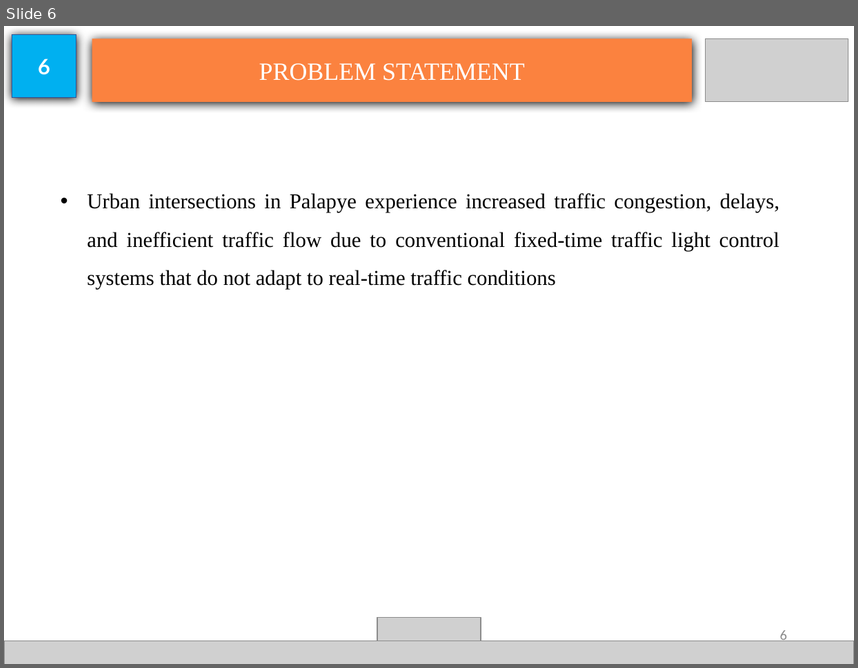
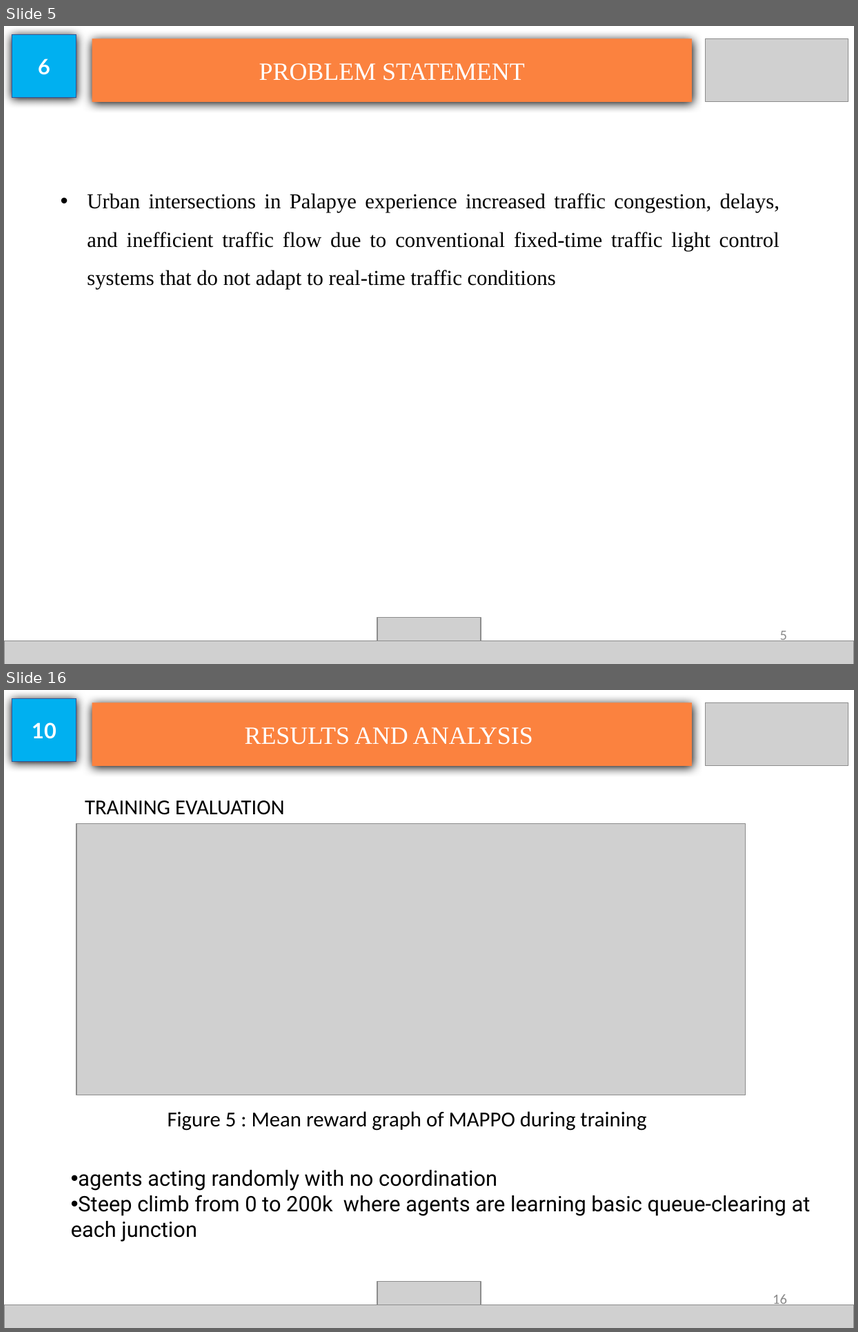
Before and after one commit to geranimoekia/Multi-Agent-Deep-Reinforcement-Learning-for-Adaptive-Traffic-Signal-Control-Palapye-A1-Corridor, a slide deck: docs/presentations/TSOTLHE SEIPHEPI FYP.pptx. Shown one above the other, each under a label of ours: slide 6 before the commit, slides 5 and 16 after it; the slides between them are not shown. The pictures are 858x668 and 858x1332 pixels, drawn with LibreOffice and Linux fonts; fonts in the diff are those of the drawing; grey boxes stand for pictures. Boxes give left, top, right and bottom in pixels: in the first picture for what was removed or moved away, otherwise in the second. Text is boxed around its words. In the diff, an @@ line names an element or a change of style, - is before the commit and + after.

```diff
--- a/docs/presentations/TSOTLHE SEIPHEPI FYP.pptx
+++ b/docs/presentations/TSOTLHE SEIPHEPI FYP.pptx
@@ slide 16 added at (4,690,854,1328), background #FFFFFF @@
@@ rectangle added at (12,698,76,761), fill #00B0F0, outline #2F5597 0.5 pt, 18 pt, text #FFFFFF, bold @@
+10
@@ rectangle added at (92,702,692,766), fill #FB823F, 21 pt, text #FFFFFF @@
+RESULTS AND ANALYSIS
@@ picture added at (705,702,848,766) @@
@@ text added at (85,800,285,815), 18 pt, text #000000 @@
+TRAINING EVALUATION
@@ picture added at (76,823,745,1094) @@
@@ text added at (168,1111,646,1130), 18 pt, text #000000 @@
+Figure 5 : Mean reward graph of MAPPO during training
@@ text added at (71,1170,811,1241), 18 pt, text #000000 @@
+• agents acting randomly with no coordination
+• Steep climb from 0 to 200k where agents are learning basic queue-clearing at each junction
@@ picture added at (377,1281,481,1323) @@
@@ picture added at (4,1305,854,1328) @@
@@ page number added at (773,1294,787,1308), 12 pt, text #8C8C8C @@
+16
@@ what was slide 6 is now slide 5 @@
@@ page number at (780,630,787,641): text changed @@
-6
+5
```
Also in this commit, not shown: 8 slides changed, 16 other slides added, 6 slides removed, 2 other files.
